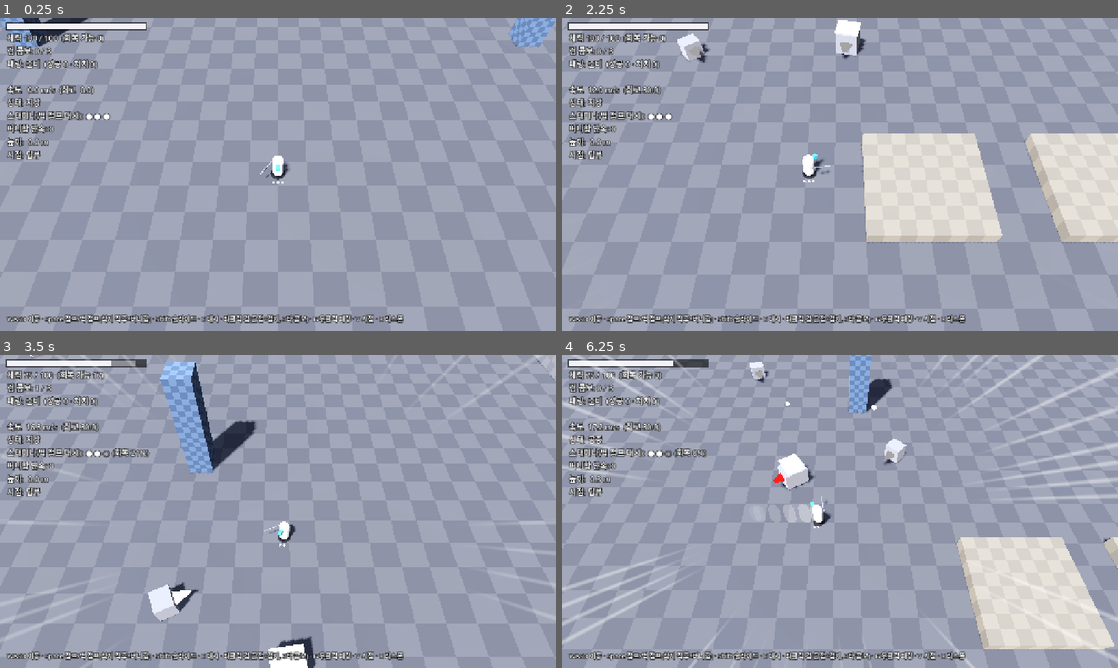
Above: before the commit, frames 1-4 (two rows, left to right).
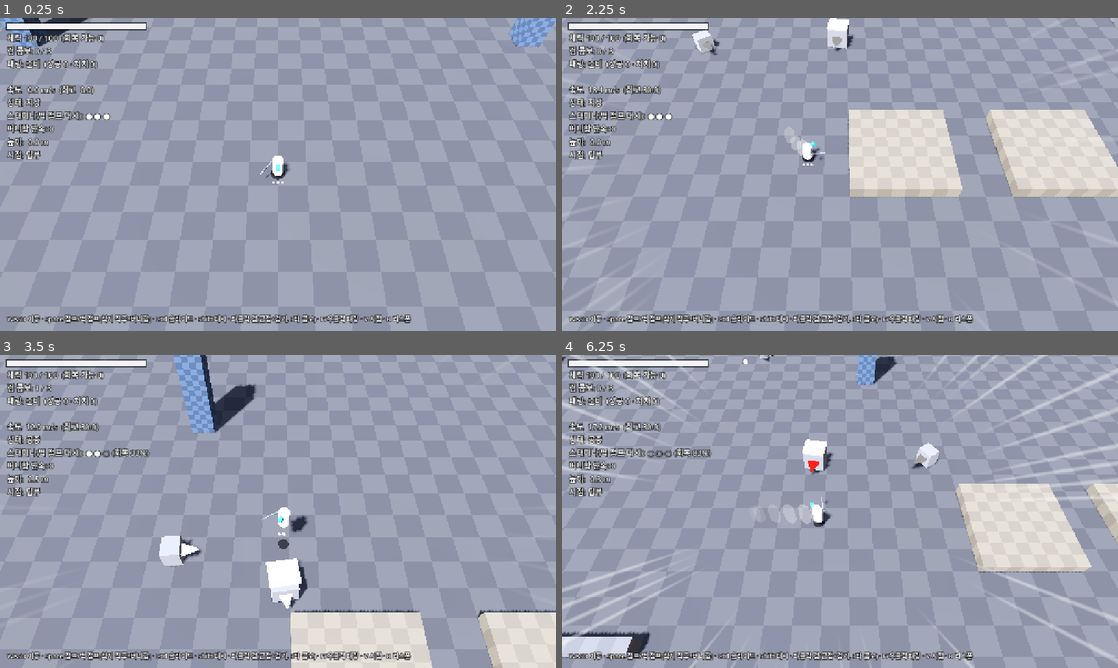
Above: after the commit, the same moments.

Repository: jh4317/newgame-project
Game: Godot game, scene res://scenes/movement_proto.tscn
Same seed, same stepped clock (60 frames per second), same inputs: the game is played once before the commit and once after it.
Inputs (mouse positions are in pixels of both pictures, inside the frame that each line leads up to):
- Up to frame 1 (0.25 s): no input
- Up to frame 2 (2.25 s): tap Enter at 0.5 s; move the mouse to (962, 158) at 0.52 s; hold D (move_right) 0.53-1.28 s; hold C (slide) 0.53-1.28 s; tap E (dash) at 0.6 s; click (962, 158) at 0.67 s; tap Space (jump) at 0.77, 1.52 s; move the mouse to (728, 190) at 1.27 s; hold S (move_back) 1.28-2.03 s; tap C (slide) at 1.35 s; tap Ctrl at 1.55, 2.1 s; move the mouse to (895, 105) at 2.02 s; hold D (move_right) from 2.03 s (still down)
- Up to frame 3 (3.5 s): tap Shift at 2.3, 2.85 s; move the mouse to (250, 574) at 2.77 s; release D (move_right) at 2.78 s; hold W (move_forward) from 2.78 s (still down); click (250, 574) at 2.92 s; tap Space (jump) at 3.02 s; tap E (dash) at 3.05 s
- Up to frame 4 (6.25 s): move the mouse to (1006, 558) at 3.52 s; release W (move_forward) at 3.53 s; press the mouse at (1006, 558) at 3.53 s; hold A (move_left) 3.53-5.03 s; tap Space (jump) at 3.77, 4.52, 6.02 s; tap C (slide) at 3.8, 5.85 s; move the mouse to (673, 464) at 4.27 s; release the mouse at (673, 464) at 4.28 s; tap E (dash) at 4.35, 6.05 s; tap Ctrl at 4.55 s; move the mouse to (867, 511) at 5.02 s; hold S (move_back) 5.03-5.78 s; tap F (parry) at 5.1 s; click (867, 511) at 5.17 s; tap Shift at 5.3 s; move the mouse to (756, 433) at 5.77 s; hold D (move_right) from 5.78 s (still down)

The runs differ from the first frame. In frame 1, 0.9% of the frame differs, in the area x 28-74%, y 94-98%; in frame 2, 14%; in frame 3, 15%; in frame 4, 16%, in the area x 0-100%, y 0-100%.

Commit message:
Rebind slide to Ctrl and dash to Shift
C and E remain as alternate keys; gamepad bindings are unchanged.
Update the HUD help line and the GDD control table.

Co-Authored-By: Claude Opus 5.5 <noreply@anthropic.com>

Diff:
--- a/scripts/systems/input_setup.gd
+++ b/scripts/systems/input_setup.gd
@@ -11,8 +11,8 @@
 	_add_keys("move_left", [KEY_A, KEY_LEFT])
 	_add_keys("move_right", [KEY_D, KEY_RIGHT])
 	_add_keys("jump", [KEY_SPACE])
-	_add_keys("slide", [KEY_SHIFT, KEY_C])
-	_add_keys("dash", [KEY_E])
+	_add_keys("slide", [KEY_CTRL, KEY_C])
+	_add_keys("dash", [KEY_SHIFT, KEY_E])
 	_add_keys("parry", [KEY_F])
 	_add_mouse("parry", MOUSE_BUTTON_RIGHT)
 	_add_mouse("attack", MOUSE_BUTTON_LEFT)
--- a/scripts/ui/movement_hud.gd
+++ b/scripts/ui/movement_hud.gd
@@ -37,7 +37,7 @@
 	add_child(_crosshair)
 
 	var help := _make_label(15)
-	help.text = "WASD 이동 · Space 점프/벽 점프(착지 직후=버니합) · Shift 슬라이드 · E 대시 · 좌클릭 검(근접+검기, 3타 콤보) · F/우클릭 패링 · V 시점 · R 리스폰"
+	help.text = "WASD 이동 · Space 점프/벽 점프(착지 직후=버니합) · Ctrl 슬라이드 · Shift 대시 · 좌클릭 검(근접+검기, 3타 콤보) · F/우클릭 패링 · V 시점 · R 리스폰"
 	help.set_anchors_preset(Control.PRESET_BOTTOM_LEFT)
 	help.offset_left = 16
 	help.offset_right = 1200
Not shown, changed: docs/GDD.md
